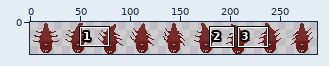
One commit to this sprite sheet: core/assets/enemies/mutant-bloodworm-sheet.png. The picture above shows the old version from afar; the outline marks the close-up.
Close-up. The starting point:
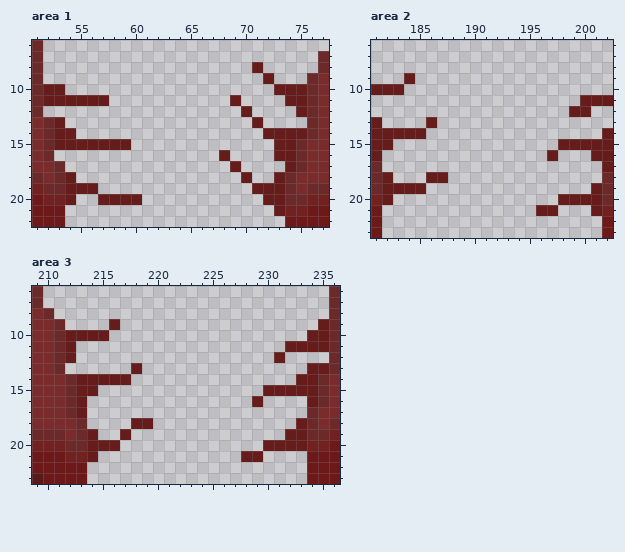
The file is 288x32 pixels. Colours within 5 levels of each other are drawn and written as one. Shown: area 1: x 51..77, y 6..22; area 2: x 181..202, y 6..23; area 3: x 209..236, y 6..23. The wide view leaves out empty margins. The commit also changed other parts of the picture, which this record leaves out.
Once edited:
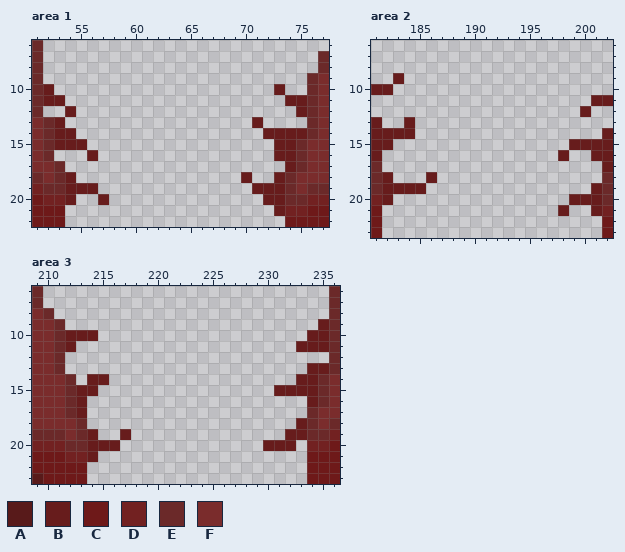
Palette (. is transparent): A #581a1a  B #671c1c  C #6e1919  D #722121  E #6b2929  F #7a2c2c
Change:
Area 1:
y 8: x 71 B -> .
y 9: x 72 B -> .
y 10: x 53 B -> .; x 74..75 BB -> ..
y 11: x 54..57 BBBB -> ....; x 69 B -> .
y 12: x 54 . -> B; x 70 B -> .
y 15: x 56..59 BBBB -> ....
y 16: x 56 . -> B; x 68 B -> .
y 17: x 69 B -> .
y 20: x 58..60 BBB -> ...
Area 2:
y 9: x 183..184 .B -> B.
y 10: x 183 B -> .
y 11: x 200 B -> .
y 12: x 199 B -> .
y 13: x 184 . -> B; x 186 B -> .
y 14: x 185 B -> .
y 15: x 198 B -> .
y 16: x 197..198 B. -> .B
y 18: x 187 B -> .
y 20: x 198 B -> .
y 21: x 196..198 BB. -> ..B
Area 3:
y 9: x 216 B -> .
y 10: x 215 B -> .
y 11: x 232 B -> .
y 12: x 212 B -> .; x 231 B -> .
y 13: x 218 B -> .
y 14: x 213 B -> .; x 216..217 BB -> ..
y 15: x 230 B -> .
y 16: x 229 B -> .
y 18: x 218..219 BB -> ..
y 20: x 233 B -> .
y 21: x 228..229 BB -> ..
